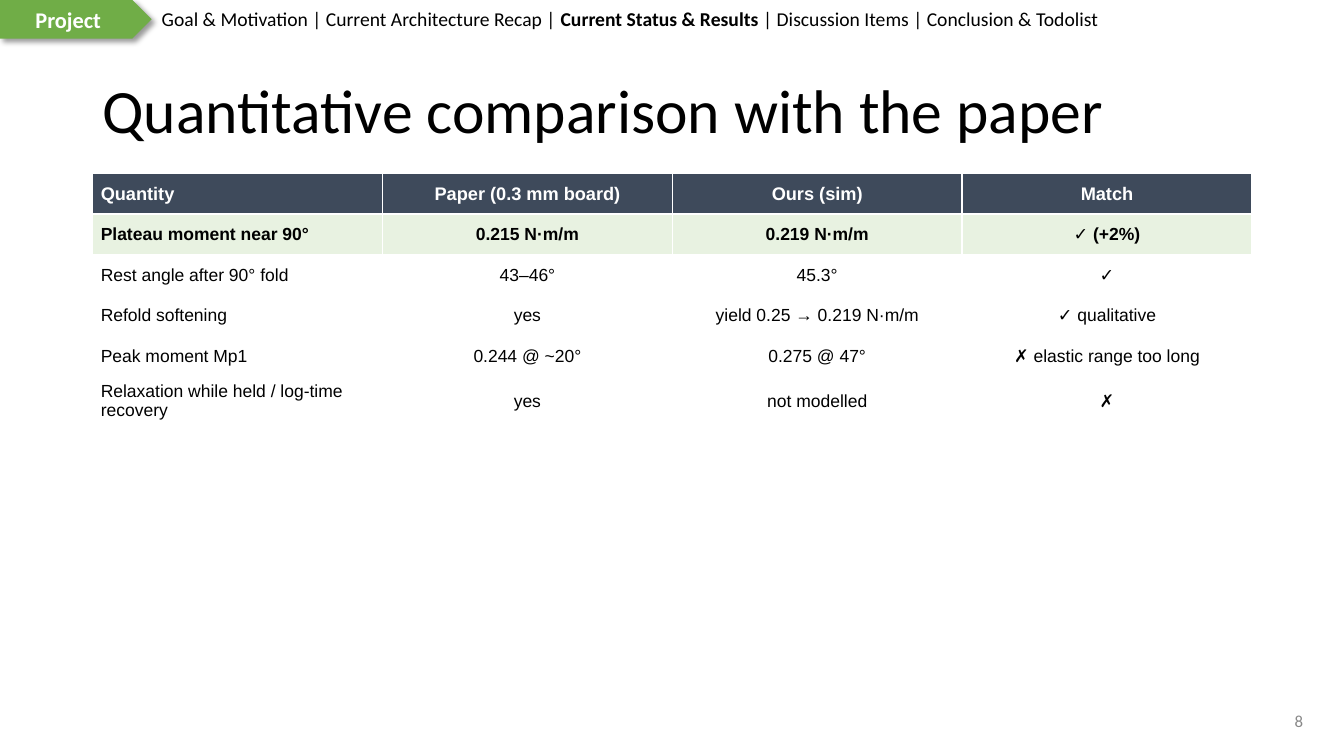
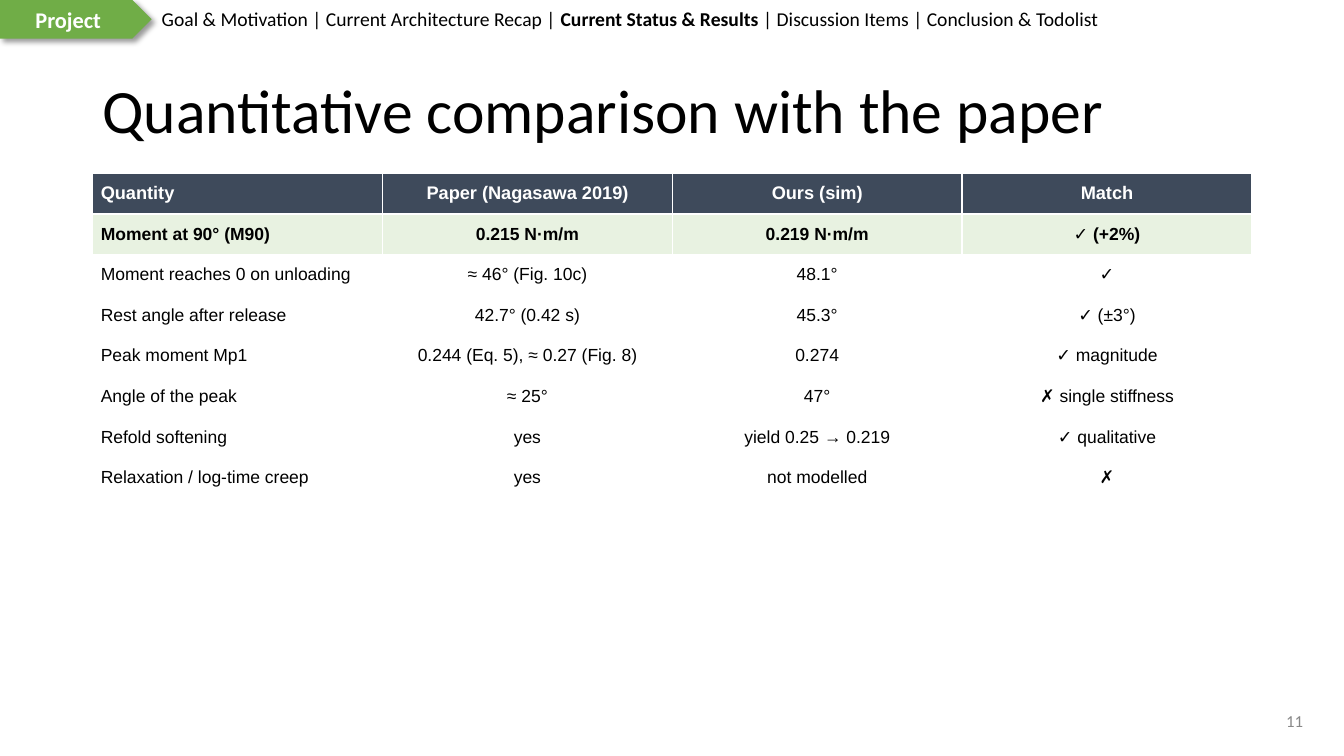
Before and after one commit to wyattsheu/sim-forge, a slide deck: slide 11 of sims/fr3_bubblewrap_pack_handoff_20261007/docs/slides/2026-10-10-Carton-Crease.pptx (slide 8 before the commit). Drawn at 1344x756 pixels with LibreOffice and Linux fonts; fonts in the diff are those of the drawing. Boxes give left, top, right and bottom in pixels: in the first picture for what was removed or moved away, otherwise in the second. Text is boxed around its words. In the diff, an @@ line names an element or a change of style, - is before the commit and + after.

Commit message:
fr3 handoff slides: paper figures beside ours (Fig. 8, Fig. 10), typeset crease equations, mechanics summary, delivered carton vs carton_v1 and why carton_v1's model was chosen

```diff
--- a/sims/fr3_bubblewrap_pack_handoff_20261007/docs/slides/2026-10-10-Carton-Crease.pptx
+++ b/sims/fr3_bubblewrap_pack_handoff_20261007/docs/slides/2026-10-10-Carton-Crease.pptx
@@ table at (93,173,1254,498) @@
-row 1: Quantity | Paper (0.3 mm board) | Ours (sim) | Match
-row 2: Plateau moment near 90° | 0.215 N·m/m | 0.219 N·m/m | ✓ (+2%)
-row 3: Rest angle after 90° fold | 43–46° | 45.3° | ✓
-row 4: Refold softening | yes | yield 0.25 → 0.219 N·m/m | ✓ qualitative
-row 5: Peak moment Mp1 | 0.244 @ ~20° | 0.275 @ 47° | ✗ elastic range too long
-row 6: Relaxation while held / log-time recovery | yes | not modelled | ✗
+row 1: Quantity | Paper (Nagasawa 2019) | Ours (sim) | Match
+row 2: Moment at 90° (M90) | 0.215 N·m/m | 0.219 N·m/m | ✓ (+2%)
+row 3: Moment reaches 0 on unloading | ≈ 46° (Fig. 10c) | 48.1° | ✓
+row 4: Rest angle after release | 42.7° (0.42 s) | 45.3° | ✓ (±3°)
+row 5: Peak moment Mp1 | 0.244 (Eq. 5), ≈ 0.27 (Fig. 8) | 0.274 | ✓ magnitude
+row 6: Angle of the peak | ≈ 25° | 47° | ✗ single stiffness
+row 7: Refold softening | yes | yield 0.25 → 0.219 | ✓ qualitative
+row 8: Relaxation / log-time creep | yes | not modelled | ✗
@@ page number at (1286,716,1303,727): text changed @@
-8
+11
```
Also in this commit, not shown: 6 slides added, 3 slides removed, 13 other files.
